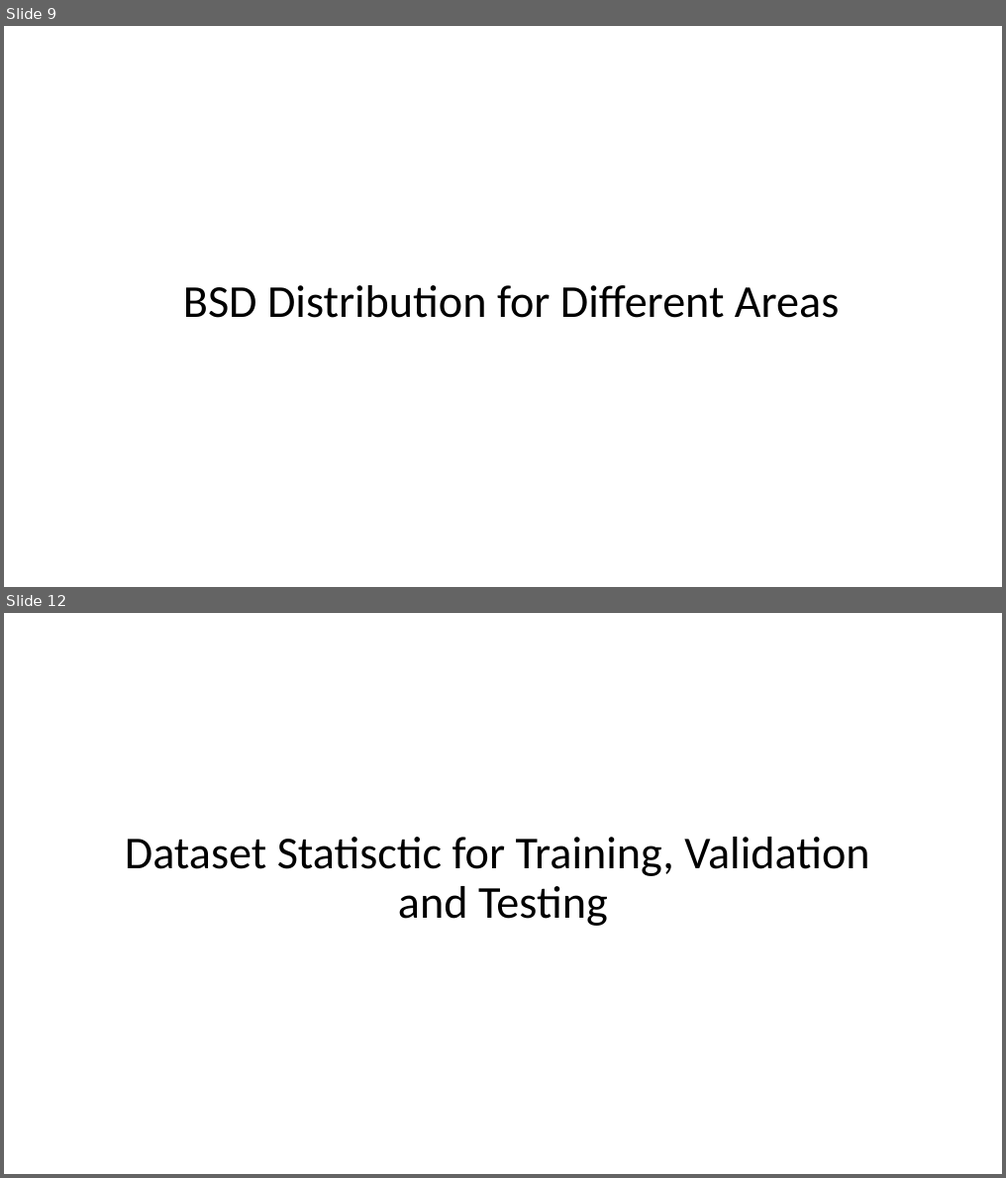
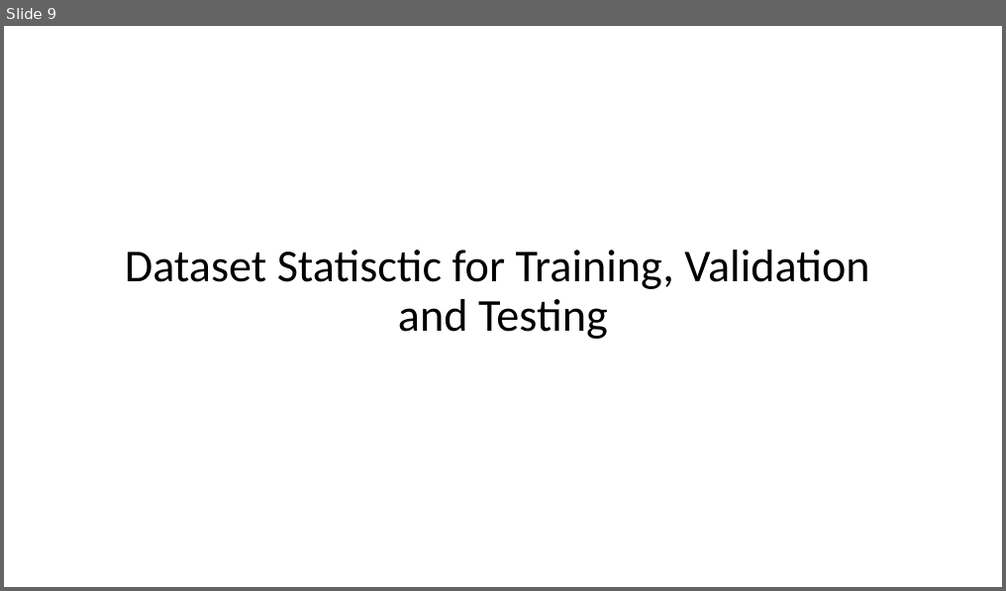
Before and after one commit to ZhouMengjie/bsd-cnn-network, a slide deck: BSD_Figures.pptx. Shown one above the other, each under a label of ours: slides 9 and 12 before the commit, slide 9 after it; the slides between them are not shown. The pictures are 1006x1178 and 1006x591 pixels, drawn with LibreOffice and Linux fonts; fonts in the diff are those of the drawing. Boxes give left, top, right and bottom in pixels: in the first picture for what was removed or moved away, otherwise in the second. Text is boxed around its words. In the diff, an @@ line names an element or a change of style, - is before the commit and + after.

```diff
--- a/BSD_Figures.pptx
+++ b/BSD_Figures.pptx
@@ slide 9 removed at box(4, 26, 1002, 587), background #FFFFFF @@
@@ title removed at box(183, 285, 839, 318) @@
-BSD Distribution for Different Areas
@@ what was slide 12 is now slide 9 @@
```
Also in this commit, not shown: 2 other slides removed, 1 other file.
